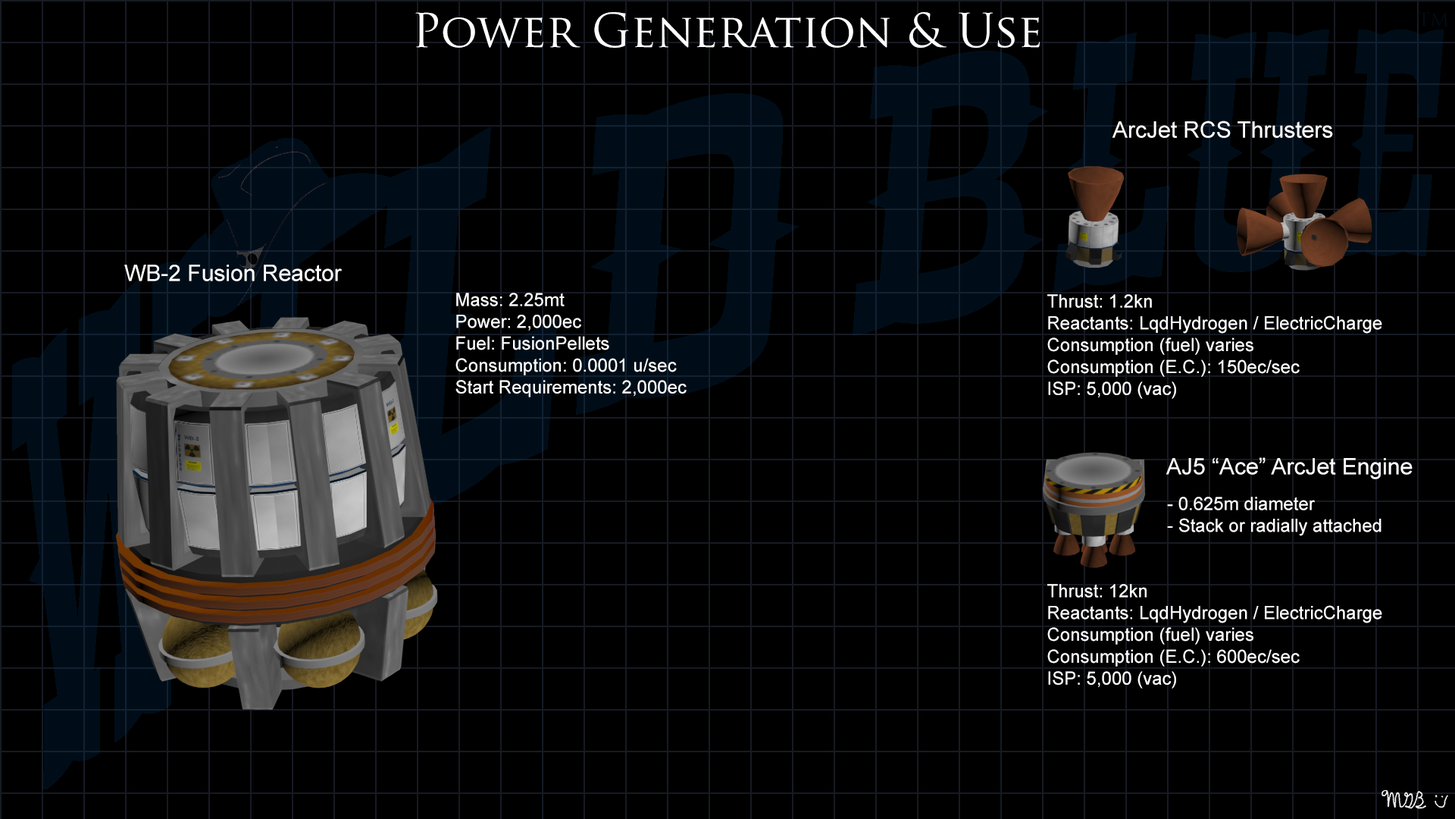
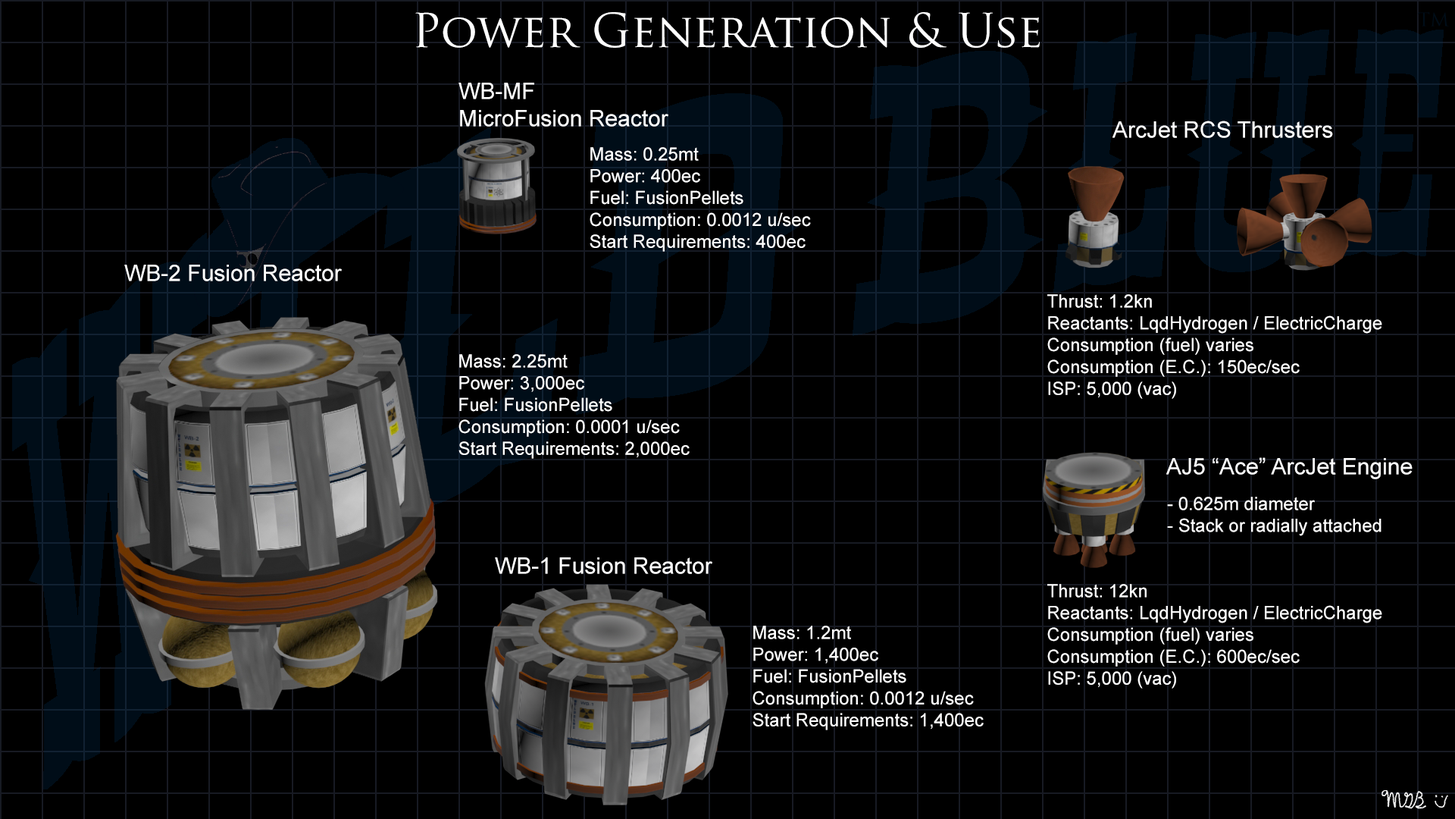
Before/after of a 1455 × 819 layered artwork. What changed in the layer stack:
added layer "WB-1 Fusion Reactor" above "WB-MF MicroFusion Reactor" over [494, 557, 713, 574]
added layer "WB-MF MicroFusion Reactor" above "WB-2 Fusion Reactor" over [458, 82, 669, 127]
added layer "Layer 6" above "Layer 5" over [457, 137, 537, 235]
added layer "Layer 5" above "Mass: 0.25mt Power: 400ec Fuel: FusionPellets Consumption: 0.00" over [484, 583, 729, 805]
added layer "Mass: 0.25mt Power: 400ec Fuel: FusionPellets Consumption: 0.00" above "Mass: 1.2mt Power: 1,400ec Fuel: FusionPellets Consumption: 0.0" over [589, 147, 812, 252]
added layer "Mass: 1.2mt Power: 1,400ec Fuel: FusionPellets Consumption: 0.0" above "Mass: 2.25mt Power: 3,000ec Fuel: FusionPellets Consumption: 0." over [752, 625, 984, 730]
renamed "Mass: 2.25mt Power: 2,000ec Fuel: FusionPellets Consumption: 0." to "Mass: 2.25mt Power: 3,000ec Fuel: FusionPellets Consumption: 0.", painted on it over [455, 292, 690, 459]
